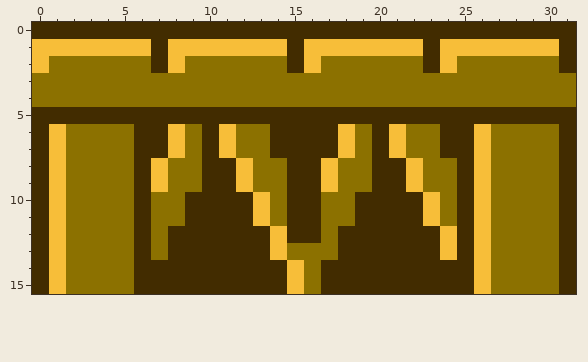
Edited in one commit: pixel-art sprite (gamecherry/release/images/tower/wall_01_32x16.png). That is the earlier state.
The file is 32x16 pixels.
New version:
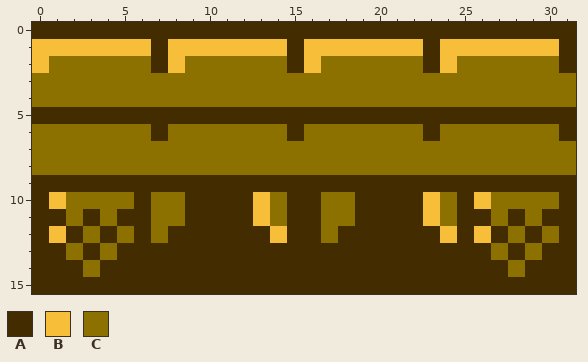
Palette (. is transparent): A #422c00  B #f7be39  C #8c7100
What changed:
y 6: x 0..1 AB -> CC; x 6 A -> C; x 8 B -> C; x 10..11 AB -> CC; x 14 A -> C; x 16..18 AAB -> CCC; x 20..21 AB -> CC; x 23..26 CAAB -> ACCC
y 7: x 0..1 AB -> CC; x 6..8 AAB -> CCC; x 10..11 AB -> CC; x 14..18 AAAAB -> CCCCC; x 20..21 AB -> CC; x 24..26 AAB -> CCC; x 31 A -> C
y 8: x 0..1 AB -> CC; x 6..7 AB -> CC; x 10..12 AAB -> CCC; x 15..17 AAB -> CCC; x 20..22 AAB -> CCC; x 25..26 AB -> CC; x 31 A -> C
y 9: x 1..5 BCCCC -> AAAAA; x 7..9 BCC -> AAA; x 12..14 BCC -> AAA; x 17..19 BCC -> AAA; x 22..24 BCC -> AAA; x 26..30 BCCCC -> AAAAA
y 11: x 1 B -> A; x 3 C -> A; x 5 C -> A; x 26 B -> A; x 28 C -> A; x 30 C -> A
y 12: x 2 C -> A; x 4 C -> A; x 27 C -> A; x 29 C -> A
y 13: x 1 B -> A; x 3 C -> A; x 5 C -> A; x 7 C -> A; x 14..17 BCCC -> AAAA; x 24 B -> A; x 26 B -> A; x 28 C -> A; x 30 C -> A
y 14: x 1..2 BC -> AA; x 4..5 CC -> AA; x 15..16 BC -> AA; x 26..27 BC -> AA; x 29..30 CC -> AA
y 15: x 1..5 BCCCC -> AAAAA; x 15..16 BC -> AA; x 26..30 BCCCC -> AAAAA
Pixel boxes of the changes (left, top, right, bottom) in both pictures:
changed: (32, 124, 576, 294)
